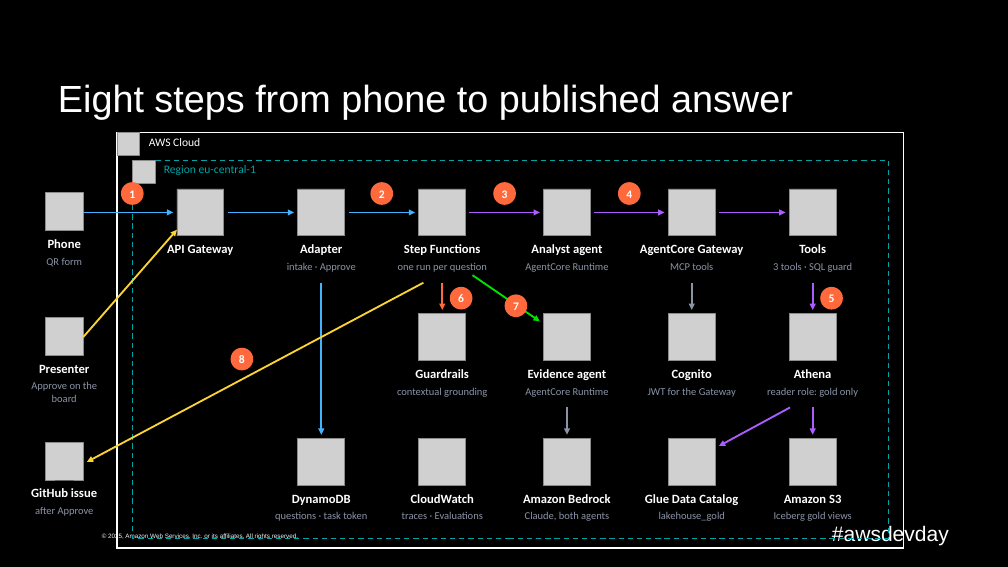
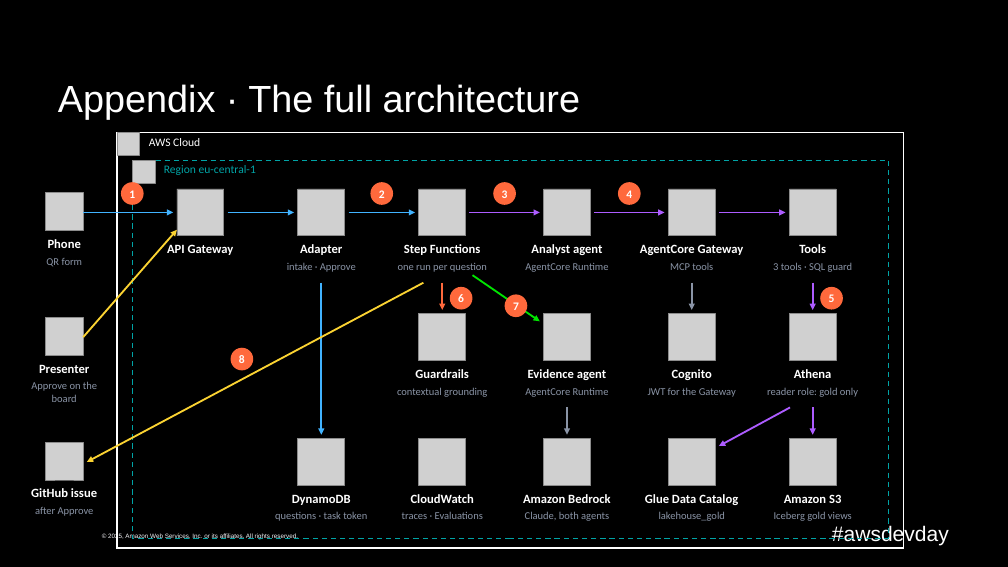
Before and after one commit to caroline-cah/lakehouse-harness, a slide deck: slide 37 of talk/harness-engineering-live.pptx (slide 8 before the commit). Drawn at 1008x567 pixels with LibreOffice and Linux fonts; fonts in the diff are those of the drawing; grey boxes stand for pictures; background and template pictures are left out. Boxes give left, top, right and bottom in pixels: in the first picture for what was removed or moved away, otherwise in the second. Text is boxed around its words. In the diff, an @@ line names an element or a change of style, - is before the commit and + after.

```diff
--- a/talk/harness-engineering-live.pptx
+++ b/talk/harness-engineering-live.pptx
@@ title at [58, 84, 580, 119]: text changed @@
-Eight steps from phone to published answer
+Appendix · The full architecture
```
Also in this commit, not shown: 11 other slides changed, 17 slides added, 9 slides removed, 13 other files.
